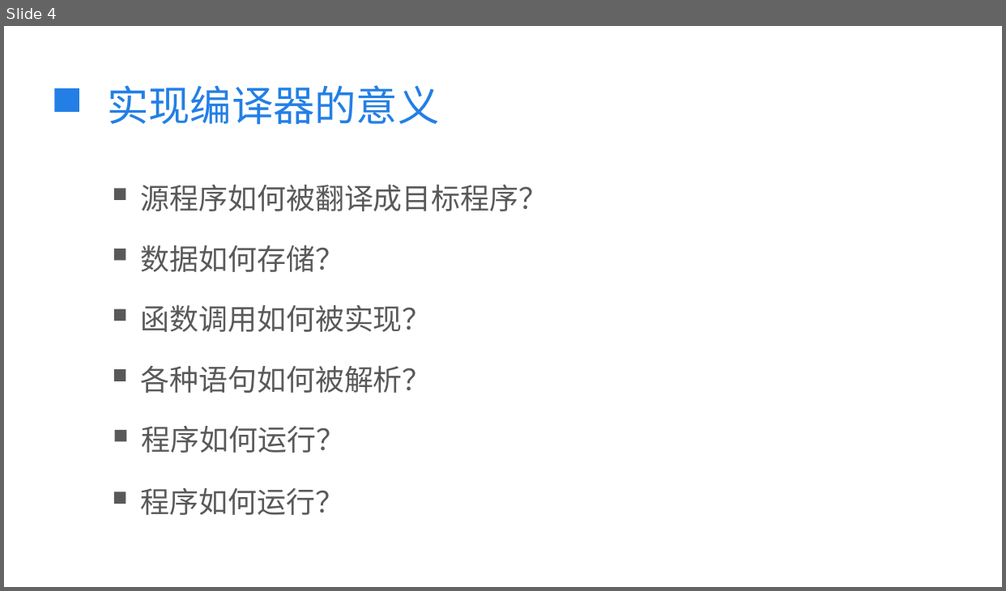
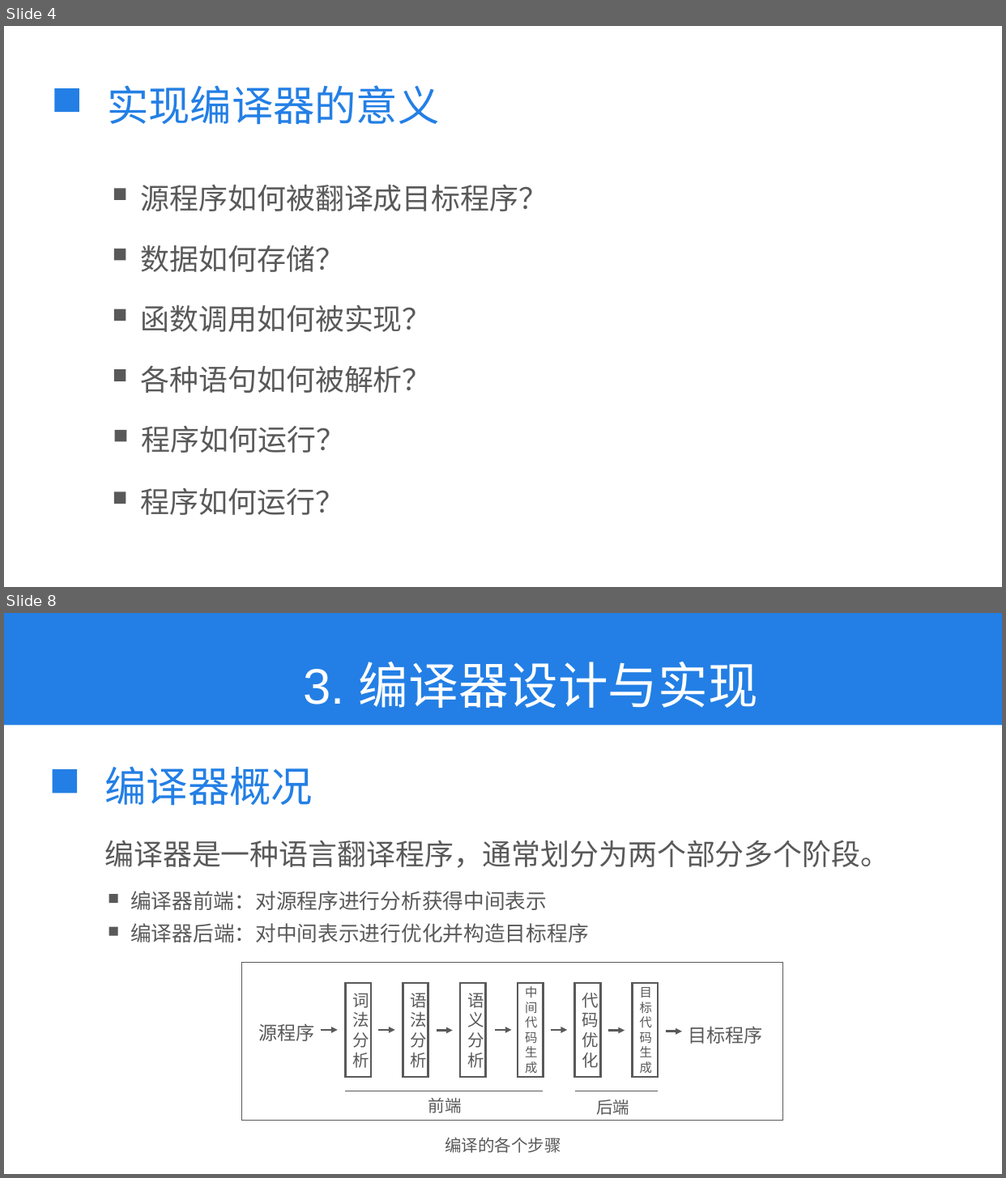
Before and after one commit to kkli28/cc, a slide deck: 论文相关/答辩ppt.pptx. Shown one above the other, each under a label of ours: slide 4 before the commit, slides 4 and 8 after it; the slides between them are not shown. The pictures are 1006x591 and 1006x1178 pixels, drawn with LibreOffice and Linux fonts; fonts in the diff are those of the drawing. Boxes give left, top, right and bottom in pixels: in the first picture for what was removed or moved away, otherwise in the second. Text is boxed around its words. In the diff, an @@ line names an element or a change of style, - is before the commit and + after.

```diff
--- a/论文相关/答辩ppt.pptx
+++ b/论文相关/答辩ppt.pptx
@@ slide 8 added at box(4, 613, 1002, 1174), background #FFFFFF @@
@@ rectangle added at box(4, 613, 1002, 726), fill #237FE5 @@
@@ text added at box(303, 662, 758, 708), 48 pt, text #FFFFFF @@
+3. 编译器设计与实现
@@ rectangle added at box(52, 769, 77, 793), fill #237FE5 @@
@@ text added at box(105, 766, 313, 806), 40 pt, text #237FE5 @@
+编译器概况
@@ text added at box(104, 841, 889, 868), 28 pt, text #595959 @@
+编译器是一种语言翻译程序，通常划分为两个部分多个阶段。
@@ rectangle added at box(108, 895, 117, 904), fill #595959 @@
@@ text added at box(130, 891, 547, 910), 20 pt, text #595959 @@
+编译器前端：对源程序进行分析获得中间表示
@@ rectangle added at box(108, 927, 117, 936), fill #595959 @@
@@ text added at box(130, 923, 589, 943), 20 pt, text #595959 @@
+编译器后端：对中间表示进行优化并构造目标程序
@@ rectangle added at box(241, 962, 782, 1120), outline #595959 0.5 pt @@
@@ rectangle added at box(345, 983, 371, 1077), outline #595959 2 pt, 16 pt, text #595959 @@
+词法分析
@@ rectangle added at box(403, 983, 428, 1077), outline #595959 2 pt, 16 pt, text #595959 @@
+语法分析
@@ rectangle added at box(460, 983, 485, 1077), outline #595959 2 pt, 16 pt, text #595959 @@
+语义分析
@@ rectangle added at box(518, 983, 543, 1077), outline #595959 2 pt, 12 pt, text #595959 @@
+中间代码生成
@@ rectangle added at box(575, 983, 601, 1077), outline #595959 2 pt, 16 pt, text #595959 @@
+代码优化
@@ rectangle added at box(632, 983, 658, 1077), outline #595959 2 pt, 12 pt, text #595959 @@
+目标代码生成
@@ text added at box(258, 1024, 314, 1041), 18 pt, text #595959 @@
+源程序
@@ arrow added from (322, 1030) to (338, 1030), #595959 2 pt @@
@@ arrow added from (379, 1030) to (394, 1030), #595959 2 pt @@
@@ arrow added from (436, 1031) to (453, 1031), #595959 2 pt @@
@@ arrow added from (495, 1030) to (512, 1030), #595959 2 pt @@
@@ arrow added from (551, 1030) to (567, 1030), #595959 2 pt @@
@@ arrow added from (608, 1031) to (624, 1031), #595959 2 pt @@
@@ arrow added from (666, 1032) to (682, 1032), #595959 2 pt @@
@@ text added at box(688, 1026, 762, 1044), 18 pt, text #595959 @@
+目标程序
@@ line added from (345, 1092) to (543, 1092), #595959 0.5 pt @@
@@ text added at box(428, 1098, 462, 1114), 16 pt, text #595959 @@
+前端
@@ line added from (575, 1092) to (658, 1092), #595959 0.5 pt @@
@@ text added at box(596, 1100, 629, 1115), 16 pt, text #595959 @@
+后端
@@ text added at box(445, 1138, 560, 1153), 16 pt, text #595959 @@
+编译的各个步骤
```
Also in this commit, not shown: 3 slides changed, 6 other slides added, 1 slide removed, 3 other files.
